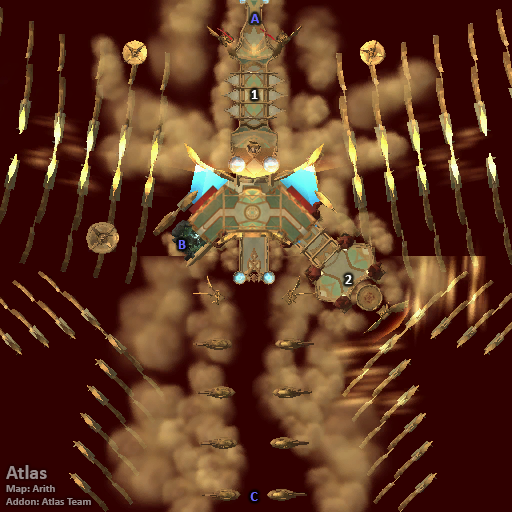
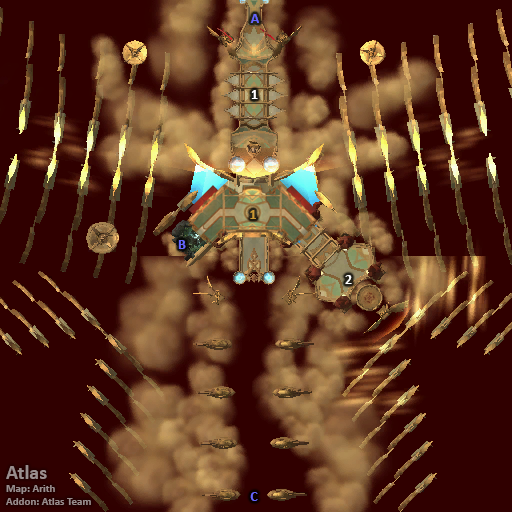
The second 512×512 image is a revision of the first. Changes to its layers:
added layer "1" (1st of 2) above "C" over [250, 210, 256, 219]
